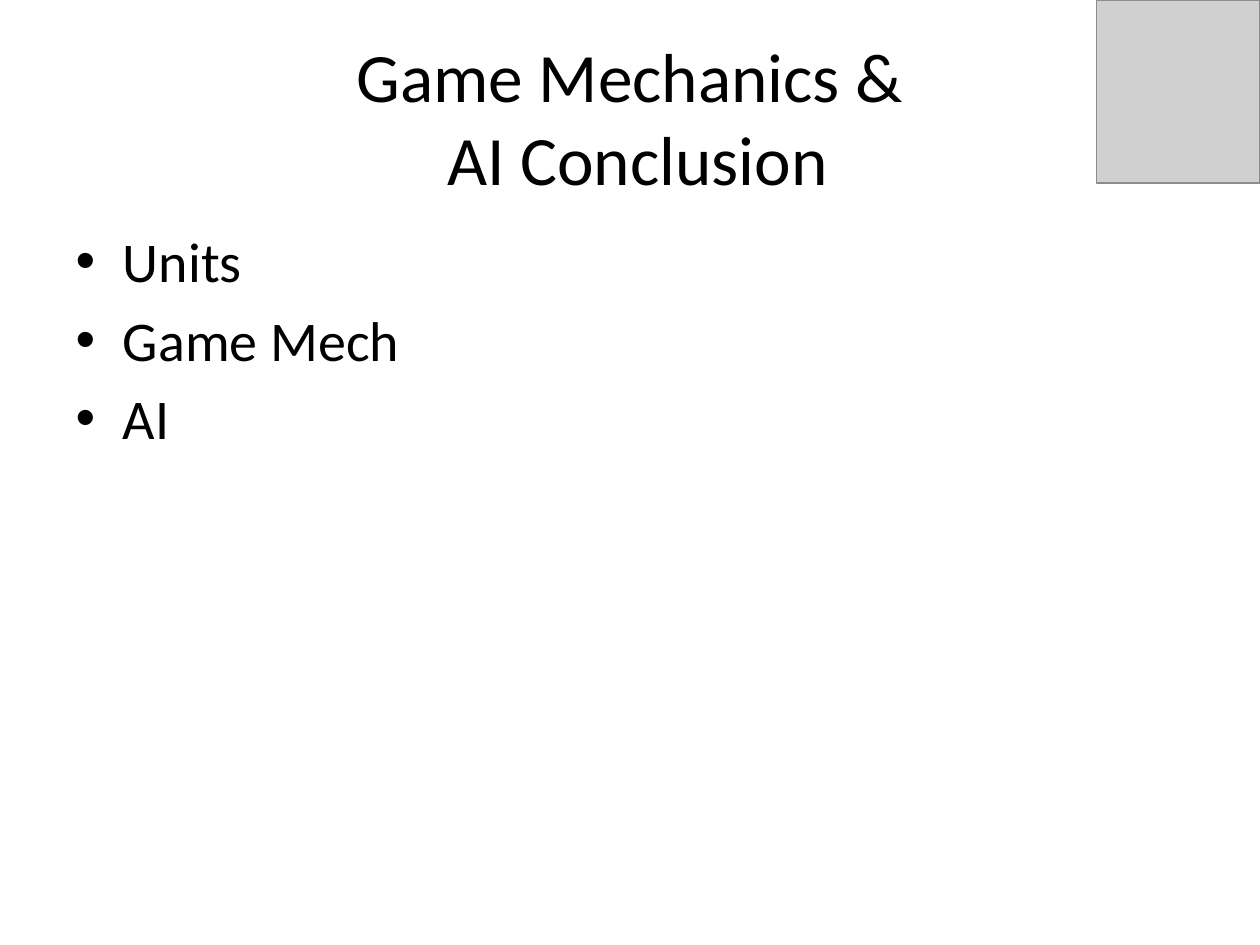
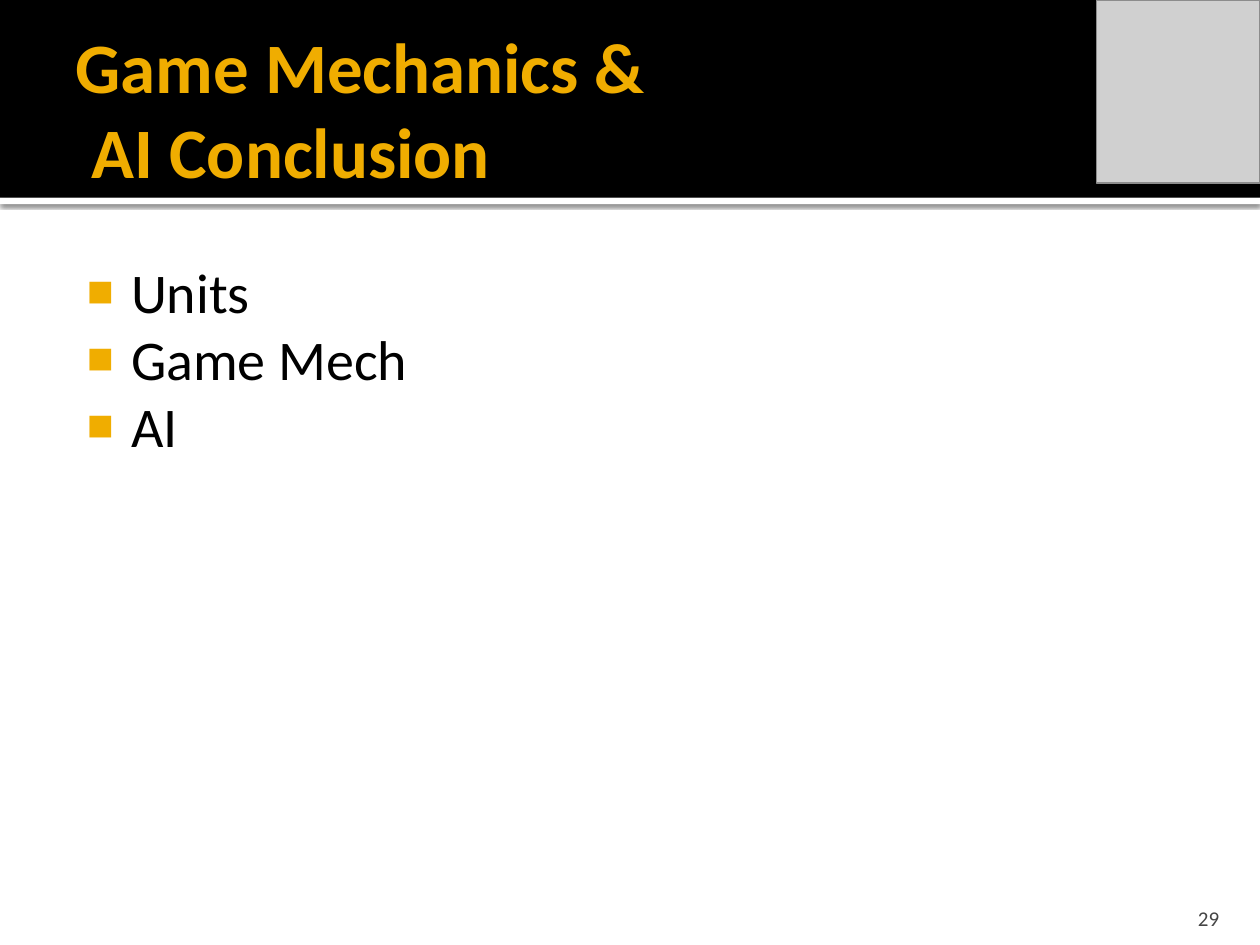
Before and after one commit to idxExtropy/duel-reality, a slide deck: slide 29 of Docs/DUEL REALITY .pptx (slide 18 before the commit). Drawn at 1260x945 pixels with LibreOffice and Linux fonts; fonts in the diff are those of the drawing; grey boxes stand for pictures. Boxes give left, top, right and bottom in pixels: in the first picture for what was removed or moved away, otherwise in the second. Text is boxed around its words. In the diff, an @@ line names an element or a change of style, - is before the commit and + after.

Commit message:
Cool Theme!!!! plus did overview / Game Mech

```diff
--- a/Docs/DUEL REALITY .pptx
+++ b/Docs/DUEL REALITY .pptx
@@ rectangle added at [0,0,1260,198], fill #000000 @@
@@ title "Game Mechanics & AI Conclusion": place and size @@
-title "Game Mechanics & AI Conclusion" at [357,54,840,186]
+title "Game Mechanics & AI Conclusion" at [76,43,579,179]
@@ title "Game Mechanics & AI Conclusion" at [76,43,579,179]: size 39.6 to 40.5 pt, text colour #000000 to #F0AD00, bold on; alignment centre to left @@
@@ rectangle added at [0,198,1260,204], fill #FFFFFF @@
@@ text "Units": place and size @@
-text "Units" at [123,243,399,439]
+text "Units" at [131,274,407,447]
@@ text "Units" at [131,274,407,447]: bullet • to ■; less space between paragraphs @@
@@ page number added at [1198,912,1219,926], 12 pt, text #454545 @@
+29
```
Also in this commit, not shown: 22 other slides changed, 15 slides added, 4 slides removed.
